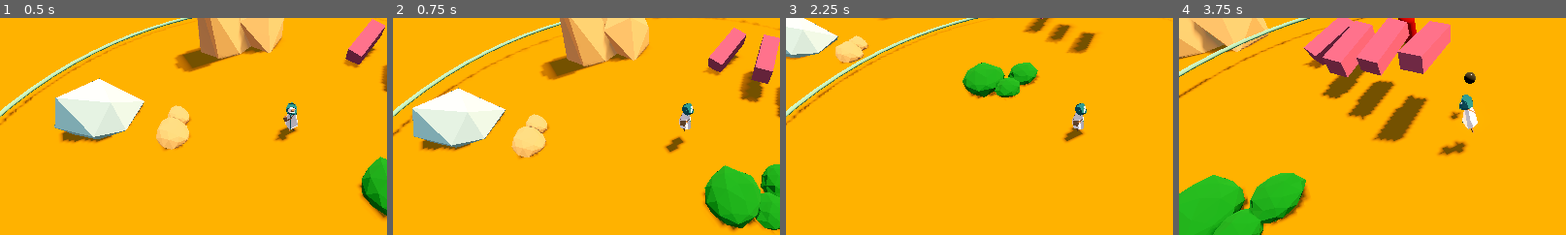
Above: before the commit, frames 1-4 (left to right).
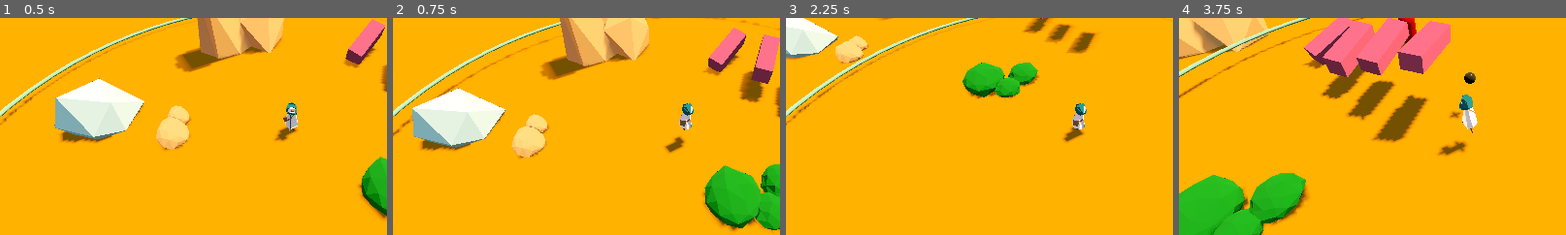
Above: after the commit, the same moments.

Repository: DeepRestGames/EcoDungeon
Game: Godot game, scene res://scenes/PrototypeScene_Weapons_01.tscn
Same seed, same stepped clock (60 frames per second), same inputs: the game is played once before the commit and once after it. A sky picture missing from this copy of the repository is replaced by a grey-blue gradient.
Inputs (mouse positions are % of the whole screen's width and height, from its top left):
- Up to frame 1 (0.5 s): no input
- Up to frame 2 (0.75 s): tap Enter at 0.5 s; move the mouse to (72, 45) at 0.52 s; hold D (move_right) from 0.53 s (still down); tap Space (spacebar) at 0.6 s
- Up to frame 3 (2.25 s): move the mouse to (30, 55) at 1.27 s; release D (move_right) at 1.28 s; hold S (move_down) 1.28-2.03 s; tap Mouse wheel up (zoom_in) at 1.35 s; move the mouse to (60, 28) at 2.02 s; hold D (move_right) from 2.03 s (still down); hold Mouse wheel down (zoom_out) from 2.03 s (still down)
- Up to frame 4 (3.75 s): move the mouse to (45, 70) at 2.77 s; release D (move_right) at 2.78 s; release Mouse wheel down (zoom_out) at 2.78 s; hold W (move_up) 2.78-3.53 s; tap Space (spacebar) at 2.85 s; move the mouse to (80, 65) at 3.52 s; hold A (move_left) from 3.53 s (still down); hold Mouse wheel up (zoom_in) from 3.53 s (still down)
The pictures show only the part of the screen within x 12-62%, y 24-74%; the shares and areas given below are measured in that part.

Frame 1 is identical in both runs. In frame 2, 0.1% of the frame differs, in the area x 71-78%, y 39-60%; in frame 3, less than 0.1%; in frame 4, 0.1%.

Commit message:
Added multiple projectiles - they still target the same enemy

Diff:
--- a/resources/powerups/PowerupCooldown.tres
+++ b/resources/powerups/PowerupCooldown.tres
@@ -14,3 +14,5 @@
 range_modifier_type = 0
 damage_modifier_value = 0.2
 damage_modifier_type = 1
+projectiles_number_modifier_value = 0
+projectiles_number_modifier_type = 0
--- a/resources/powerups/PowerupDamage.tres
+++ b/resources/powerups/PowerupDamage.tres
@@ -14,3 +14,5 @@
 range_modifier_type = 0
 damage_modifier_value = 0.5
 damage_modifier_type = 0
+projectiles_number_modifier_value = 1
+projectiles_number_modifier_type = 0
--- a/resources/powerups/PowerupRange.tres
+++ b/resources/powerups/PowerupRange.tres
@@ -14,3 +14,5 @@
 range_modifier_type = 0
 damage_modifier_value = 0.0
 damage_modifier_type = 0
+projectiles_number_modifier_value = 0
+projectiles_number_modifier_type = 0
--- a/resources/powerups/PowerupShotgun.tres
+++ b/resources/powerups/PowerupShotgun.tres
@@ -14,3 +14,5 @@
 range_modifier_type = 3
 damage_modifier_value = 2.5
 damage_modifier_type = 2
+projectiles_number_modifier_value = 0
+projectiles_number_modifier_type = 0
--- a/scenes/player/Player.tscn
+++ b/scenes/player/Player.tscn
@@ -395,9 +395,6 @@
 transform = Transform3D(1, 0, 0, 0, 1, 0, 0, 0, 1, 0, 1.5, 0)
 visible = false
 mesh = SubResource("TorusMesh_k731w")
-
-[node name="BulletOrigin" type="Node3D" parent="."]
-transform = Transform3D(0.142025, 0, 0, 0, 0.142025, 0, 0, 0, 0.142025, -0.00188389, 1.02749, 0.409681)
 
 [node name="PlayerModel" type="Node3D" parent="."]
 transform = Transform3D(1, 0, 0, 0, 1, 0, 0, 0, 1, -0.00188389, 0, 0.0103669)
--- a/scenes/weapons/BaseWeapon.tscn
+++ b/scenes/weapons/BaseWeapon.tscn
@@ -44,4 +44,16 @@
 
 [node name="WeaponPowerupSystem" parent="." instance=ExtResource("4_kkbd4")]
 
+[node name="ProjectileOrigin01" type="Node3D" parent="."]
+transform = Transform3D(0.142025, 0, 0, 0, 0.142025, 0, 0, 0, 0.142025, 0, 1, 0.4)
+
+[node name="ProjectileOrigin02" type="Node3D" parent="."]
+transform = Transform3D(0.142025, 0, 0, 0, 0.142025, 0, 0, 0, 0.142025, 0, 1, -0.4)
+
+[node name="ProjectileOrigin03" type="Node3D" parent="."]
+transform = Transform3D(0.142025, 0, 0, 0, 0.142025, 0, 0, 0, 0.142025, 0.4, 1, 0)
+
+[node name="ProjectileOrigin04" type="Node3D" parent="."]
+transform = Transform3D(0.142025, 0, 0, 0, 0.142025, 0, 0, 0, 0.142025, -0.4, 1, 0)
+
 [connection signal="found_enemies" from="WeaponRangeArea" to="." method="_on_weapon_range_area_found_enemies"]
--- a/scripts/Player/Player.gd
+++ b/scripts/Player/Player.gd
@@ -54,7 +54,9 @@
 var SPEED: float = 10.0
 const JUMP_VELOCITY: float = 5.0 # TODO: should probably remove jump
 var gravity = ProjectSettings.get_setting("physics/3d/default_gravity")
-@onready var bullet_origin = $BulletOrigin
+
+# TODO Delete
+# @onready var bullet_origin = $BulletOrigin
 
 # ****************************************************************************
 # ****************************************************************************
--- a/scripts/weapons/BaseWeapon.gd
+++ b/scripts/weapons/BaseWeapon.gd
@@ -11,15 +11,18 @@
 const MAX_RANGE: float = 100.0
 const MIN_COOLDOWN: float = 0.1
 const MAX_COOLDOWN: float = 5.0
+const MIN_PROJECTILES_NUMBER: int = 1
+const MAX_PROJECTILE_NUMBER: int = 4
 
 @export var player: Player
 
 # --- Shooting variables ---
 @onready var fire_cooldown_timer = $FireCooldown
 @onready var weapon_range_collider = $WeaponRangeArea/WeaponRangeCollider
-@onready var bullet_instance = preload("res://scenes/weapons/Projectile.tscn")
-# NOTE: get/set allow to modify ways in which we act on vars
-# This set makes it so values are clamped when changed
+@onready var projectile_instance = preload("res://scenes/weapons/Projectile.tscn")
+
+# --- Projectiles origins ---
+@onready var projectiles_origins = [$ProjectileOrigin01, $ProjectileOrigin02, $ProjectileOrigin03, $ProjectileOrigin04]
 
 @export var base_damage: float = 1.0
 var current_damage: float:
@@ -39,24 +42,29 @@
 	set(value):
 		fire_cooldown = clamp(value, MIN_COOLDOWN, MAX_COOLDOWN)
 		fire_cooldown_timer.wait_time = fire_cooldown
+@export var base_projectiles_number: int = 1
+var current_projectiles_number: int:
+	set(value):
+		current_projectiles_number = clamp(value, MIN_PROJECTILES_NUMBER, MAX_PROJECTILE_NUMBER)
 
 
 func _ready():
 	current_damage = base_damage
-
-
-func apply_scaling():
-	pass # TODO: to scale damage of projectiles
+	current_projectiles_number = base_projectiles_number
 
 
 func _on_weapon_range_area_found_enemies(enemy):
 	if fire_cooldown_timer.is_stopped():
-		var shoot_origin = player.bullet_origin.global_transform.origin
-		# Spawn and shoot bullet
-		var bullet = bullet_instance.instantiate()
 		var level_root =  get_tree().get_root()
-		bullet.initialize(projectile_velocity, current_damage, projectile_lifetime, enemy)
-		level_root.add_child(bullet, true)
-		bullet.global_transform.origin = shoot_origin
-		bullet.look_at(enemy.global_position, Vector3.UP)
+
+		for projectile_origin_index in current_projectiles_number:
+			var projectile = projectile_instance.instantiate()
+			projectile.initialize(projectile_velocity, current_damage, projectile_lifetime, enemy)
+			var shoot_origin = projectiles_origins[projectile_origin_index].global_transform.origin
+
+			# Spawn and shoot projectile
+			level_root.add_child(projectile, true)
+			projectile.global_transform.origin = shoot_origin
+			projectile.look_at(enemy.global_position, Vector3.UP)
+
 		fire_cooldown_timer.start()
--- a/scripts/weapons/powerups/WeaponPowerup.gd
+++ b/scripts/weapons/powerups/WeaponPowerup.gd
@@ -20,3 +20,7 @@
 @export_group("Damage", "damage_")
 @export var damage_modifier_value: float
 @export var damage_modifier_type: WeaponPowerupSystem.PowerupModifierType
+
+@export_group("Projectiles number", "projectiles_number_")
+@export var projectiles_number_modifier_value: int
+@export var projectiles_number_modifier_type: WeaponPowerupSystem.PowerupModifierType
--- a/scripts/weapons/powerups/WeaponPowerupSystem.gd
+++ b/scripts/weapons/powerups/WeaponPowerupSystem.gd
@@ -17,7 +17,6 @@
 func _ready():
 	weapon_powerups.clear()
 
-	# TODO subscribe to new modifier signal, to be defined inside the UI script to choose a powerup
 	$"../../UI".new_powerup.connect(add_powerup)
 
 
@@ -32,6 +31,7 @@
 	print("Projectile velocity: " + str(base_weapon.projectile_velocity))
 	print("Range: " + str(base_weapon.weapon_range))
 	print("Fire cooldown: " + str(base_weapon.fire_cooldown))
+	print("Projectiles number: " + str(base_weapon.current_projectiles_number))
 	print("-----------------------------------------------------------")
 
 
@@ -90,3 +90,14 @@
 			base_weapon.current_damage *= powerup.damage_modifier_value
 		PowerupModifierType.DIVIDE:
 			base_weapon.current_damage /= powerup.damage_modifier_value
+
+	# Projectiles number
+	match powerup.projectiles_number_modifier_type:
+		PowerupModifierType.ADD:
+			base_weapon.current_projectiles_number += powerup.projectiles_number_modifier_value
+		PowerupModifierType.SUBTRACT:
+			base_weapon.current_projectiles_number -= powerup.projectiles_number_modifier_value
+		#PowerupModifierType.MULTIPLY:
+			#base_weapon.current_projectiles_number *= powerup.projectiles_number_modifier_value
+		#PowerupModifierType.DIVIDE:
+			#base_weapon.current_projectiles_number /= powerup.projectiles_number_modifier_value
